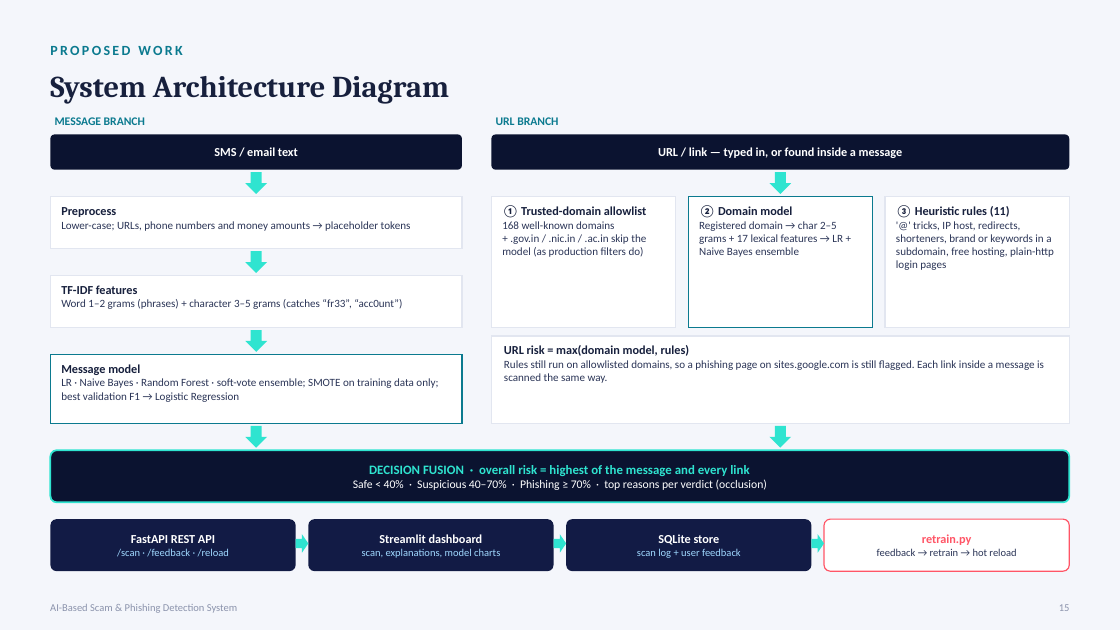
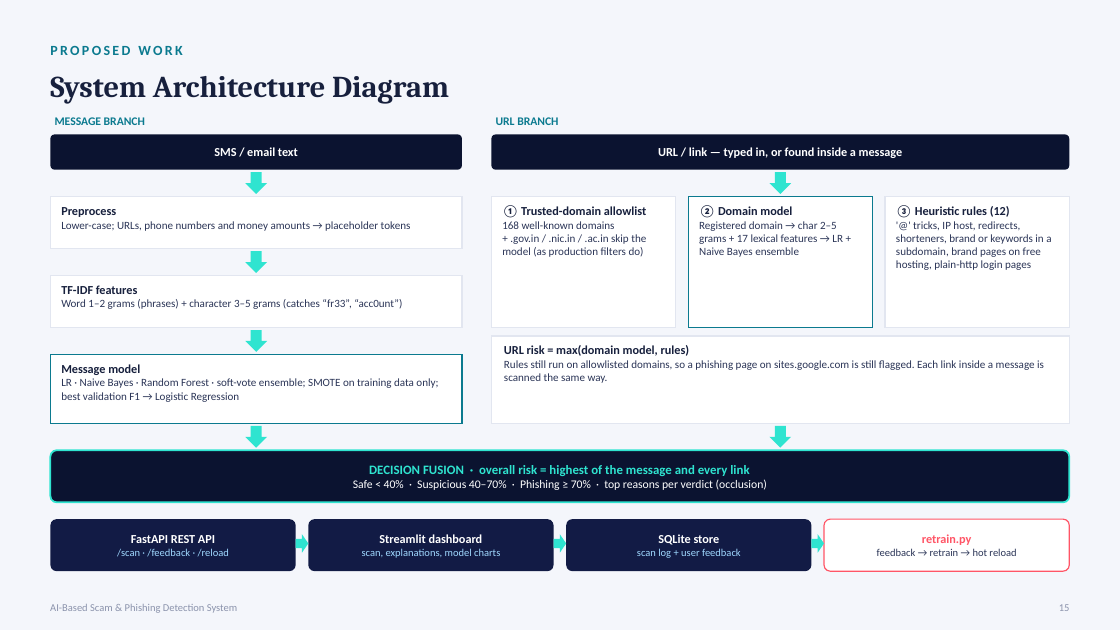
Before and after one commit to Dakshmehrotraa/phishguard, a slide deck: slide 15 of docs/AI_Scam_Phishing_Detection_Final.pptx. Drawn at 1120x630 pixels with LibreOffice and Linux fonts; fonts in the diff are those of the drawing. Boxes give left, top, right and bottom in pixels: in the first picture for what was removed or moved away, otherwise in the second. Text is boxed around its words. In the diff, an @@ line names an element or a change of style, - is before the commit and + after.

Commit message:
Rules: stop false alarms on trusted sites; catch brand pages on free hosting
- Keyword rules no longer fire on a trusted organisation's own site
  (sbi.co.in/web/personal-banking was "suspicious")
- Overlapping keywords count once ("bank" inside "banking")
- sites.google.com and other platform pages count as free hosting; new
  rule for a brand name on such a page (12 rules)
- 3 new tests; README and deck counts updated

```diff
--- a/docs/AI_Scam_Phishing_Detection_Final.pptx
+++ b/docs/AI_Scam_Phishing_Detection_Final.pptx
@@ text at (896,205,1051,270): text changed @@
-③ Heuristic rules (11)
-'@' tricks, IP host, redirects, shorteners, brand or keywords in a subdomain, free hosting, plain-http login pages
+③ Heuristic rules (12)
+'@' tricks, IP host, redirects, shorteners, brand or keywords in a subdomain, brand pages on free hosting, plain-http login pages
```
Also in this commit, not shown: 6 other slides changed, 3 other files.
